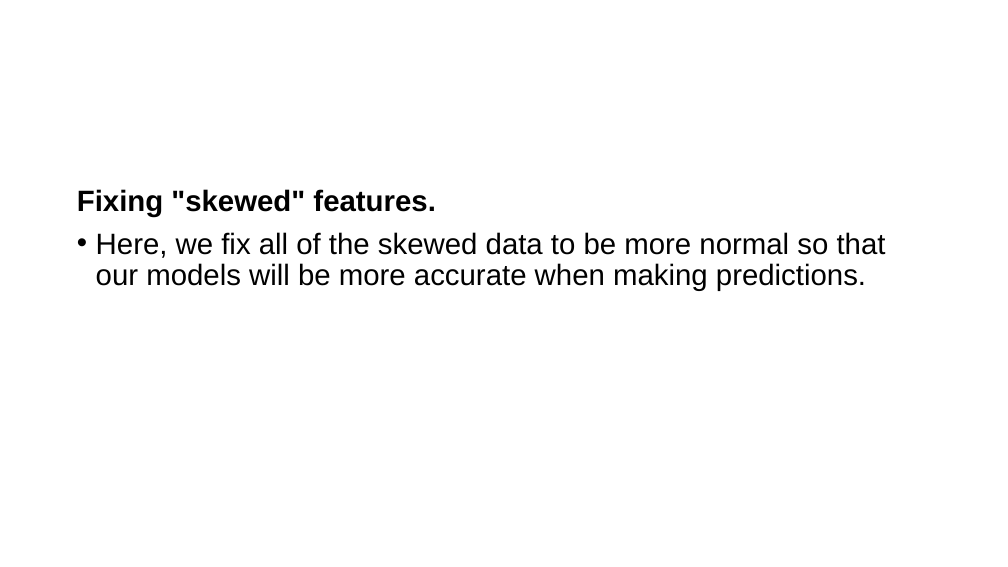
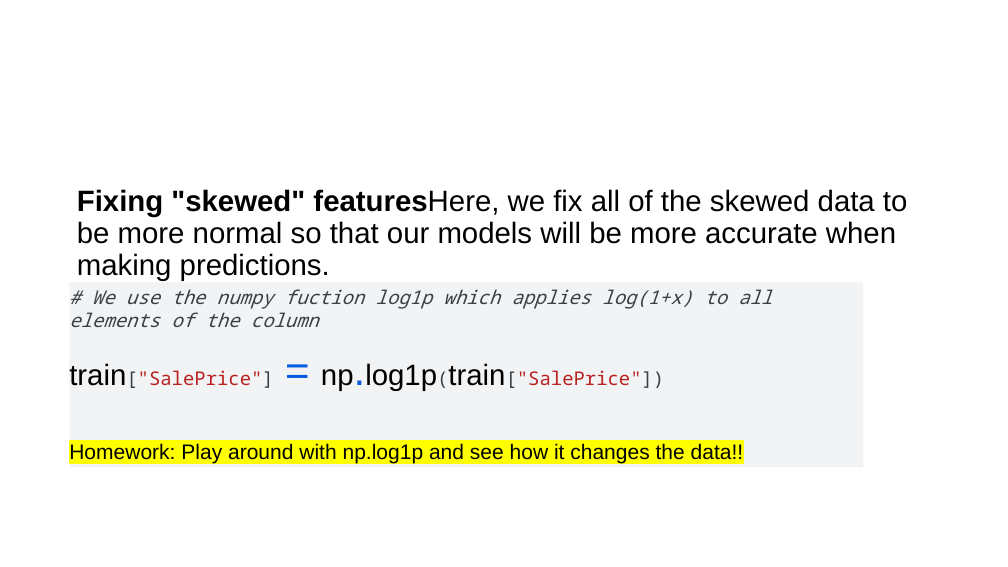
Before and after one commit to AnsarMuhammadAt10Pearls/Intro_To_AI_Course, a slide deck: slide 14 of _week4_Kaggle Dataset-predicting house prices.pptx (slide 13 before the commit). Drawn at 1008x567 pixels with LibreOffice and Linux fonts; fonts in the diff are those of the drawing. Boxes give left, top, right and bottom in pixels: in the first picture for what was removed or moved away, otherwise in the second. Text is boxed around its words. In the diff, an @@ line names an element or a change of style, - is before the commit and + after.

```diff
--- a/_week4_Kaggle Dataset-predicting house prices.pptx
+++ b/_week4_Kaggle Dataset-predicting house prices.pptx
@@ text at (77, 189, 907, 281): text changed @@
-Fixing "skewed" features.
-• Here, we fix all of the skewed data to be more normal so that our models will be more accurate when making predictions.
+Fixing "skewed" featuresHere, we fix all of the skewed data to be more normal so that our models will be more accurate when making predictions.
@@ rectangle added at (70, 283, 864, 467), fill #F1F3F4, 18 pt, text #3C4043 @@
+# We use the numpy fuction log1p which applies log(1+x) to all elements of the column
+train["SalePrice"] = np.log1p(train["SalePrice"])
+Homework: Play around with np.log1p and see how it changes the data!!
```
Also in this commit, not shown: 8 other slides changed, 3 slides added, 2 slides removed.
